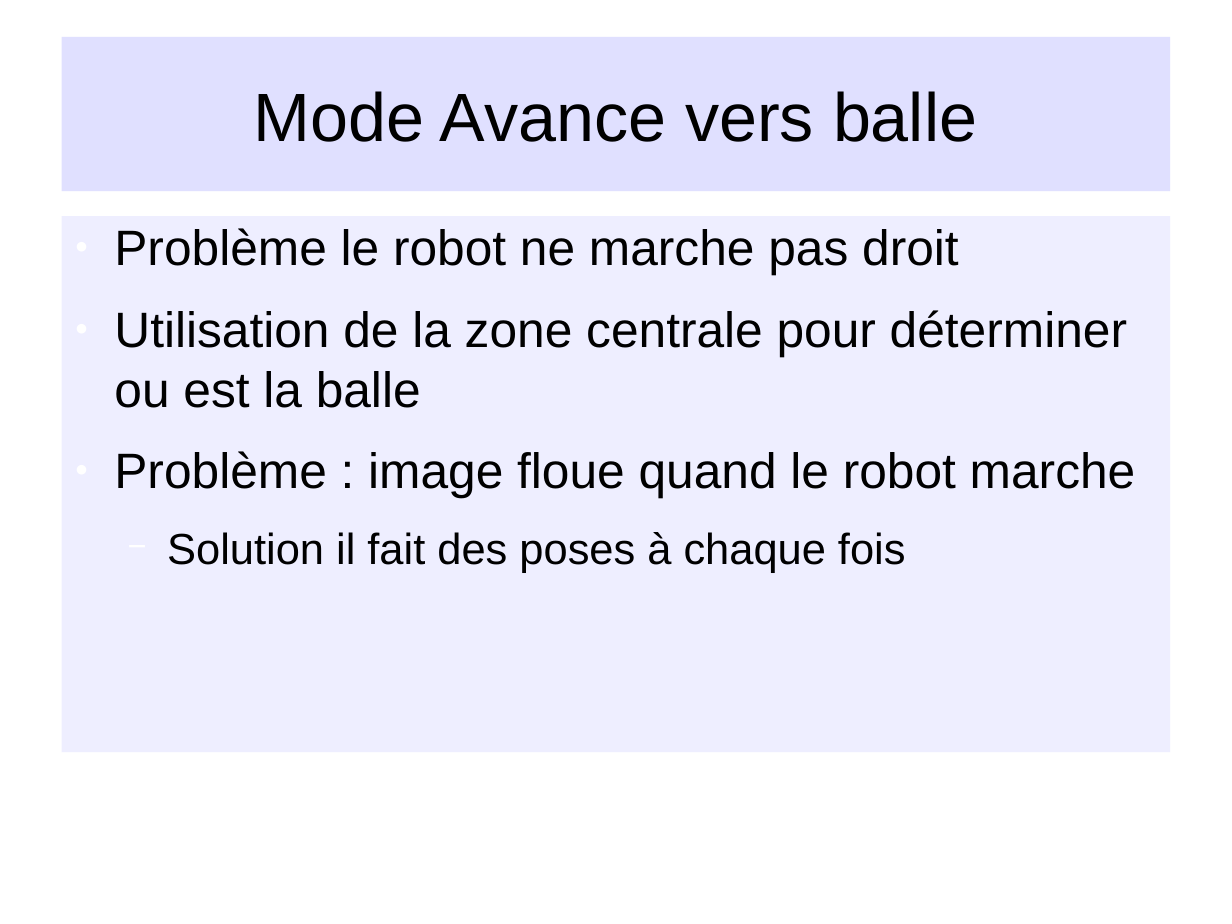
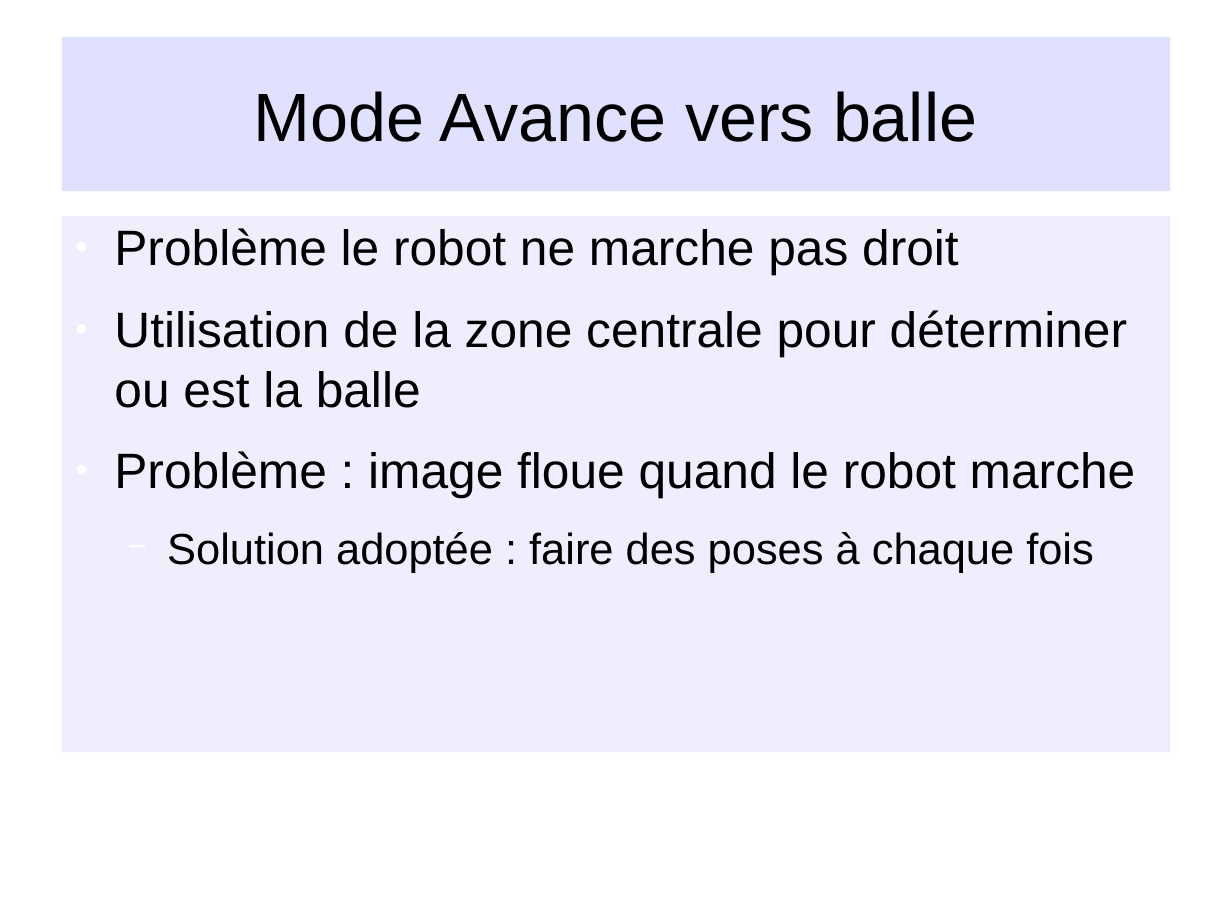
Before and after one commit to NesKaphe/nao-p7, a slide deck: slide 19 of documents/diaporama/diapo_nao.odp (slide 12 before the commit). Drawn at 1232x924 pixels with LibreOffice and Linux fonts; fonts in the diff are those of the drawing; background and template pictures are left out. Boxes give left, top, right and bottom in pixels: in the first picture for what was removed or moved away, otherwise in the second. Text is boxed around its words. In the diff, an @@ line names an element or a change of style, - is before the commit and + after.

```diff
--- a/documents/diaporama/diapo_nao.odp
+++ b/documents/diaporama/diapo_nao.odp
@@ text at [167,532,1094,573]: text changed @@
-  − Solution il fait des poses à chaque fois
+  − Solution adoptée : faire des poses à chaque fois
```
Also in this commit, not shown: 5 other slides changed, 8 slides added, 13 other files.
